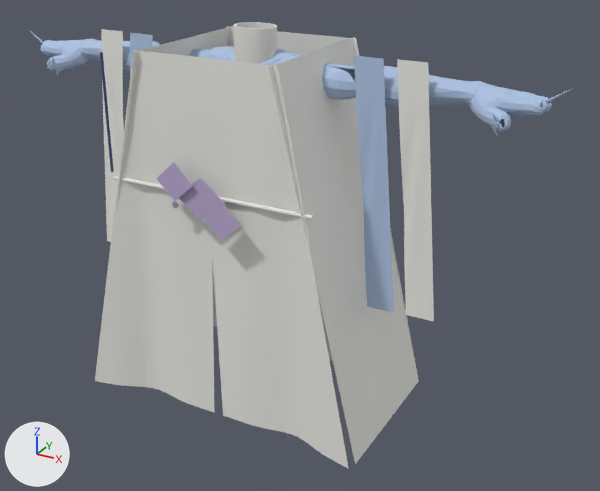
The FBX model Assets/GenWorks/siroino-lily-vapor-yukata/Models/SiroinoLilyVaporYukata.fbx: old version first, new version second.
The view is the same before and after, from a 50 mm camera at (0.901, -1.458, 1.374) aimed at (0.096, 0.005, 0.642). Arrows for +X, +Y and +Z are at lower left; the lights stay in place. The older version comes first. Vertices at exactly the same position are counted once.

In view in the first picture: 'Lily_Fitted_Under_Sleeve_L', 'Lily_Fitted_Under_Sleeve_R', 'Lily_Sleeve_Rail_Inner_L', 'Lily_Sleeve_Rail_Inner_R', 'Lily_Sleeve_Rail_Outer_L', 'Lily_Sleeve_Rail_Outer_R', 'Lily_Summer_Back', 'Lily_Summer_Front_Over', 'Lily_Summer_Front_Under', 'Lily_Summer_Side_L', 'Lily_Summer_Side_R', 'Lily_Summer_Underlayer_Front', 'Ribbed_High_Collar' and 6 more.
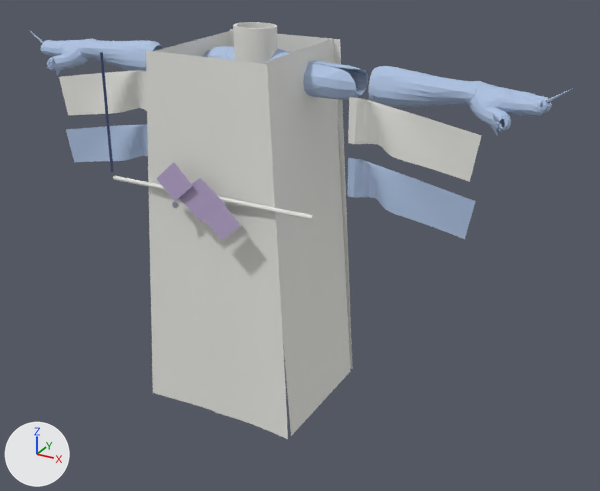
The change, as a list of edits to the scene's bpy script:
```text
Change me_lily_summer_front_over_mesh:
    remove me_lily_summer_front_over_mesh.from_pydata(...)  # 589 vertices, 1080 faces; spans x -0.012..0.333, y -0.222..-0.18, z 0.288..1.075
    add me_lily_summer_front_over_mesh.from_pydata(...)  # 589 vertices, 1080 faces; spans x -0.01..0.18, y -0.199..-0.182, z 0.29..1.075
    me_lily_summer_front_over_mesh part 5: 589 of 589 vertices moved; they spanned x -0.012..0.333, y -0.222..-0.18, z 0.288..1.075 and now span x -0.01..0.18, y -0.199..-0.182, z 0.29..1.075; mean shift (-0.05, 0.006, 0.0)
Change me_lily_summer_side_l_mesh:
    remove me_lily_summer_side_l_mesh.from_pydata(...)  # 403 vertices, 720 faces; spans x -0.34..-0.15, y -0.205..0.145, z 0.29..1.075
    add me_lily_summer_side_l_mesh.from_pydata(...)  # 403 vertices, 720 faces; spans x -0.18..-0.12, y -0.186..0.106, z 0.29..1.075
    me_lily_summer_side_l_mesh part 7: the whole mesh is scaled about its middle by (0.316, 0.834, 1), then moved by (0.095, -0.01, 0.0)
Change me_lily_sleeve_rail_outer_r_mesh:
    remove me_lily_sleeve_rail_outer_r_mesh.from_pydata(...)  # 589 vertices, 1080 faces; spans x 0.32..0.426, y -0.036..-0.03, z 0.559..1.075
    add me_lily_sleeve_rail_outer_r_mesh.from_pydata(...)  # 589 vertices, 1080 faces; spans x 0.235..0.497, y -0.065..-0.034, z 0.874..1.0
    me_lily_sleeve_rail_outer_r_mesh part 2: 589 vertices removed from x 0.32..0.426, y -0.036..-0.03, z 0.559..1.075; 589 vertices added at x 0.235..0.497, y -0.065..-0.034, z 0.874..1.0
Change me_lily_summer_back_mesh:
    remove me_lily_summer_back_mesh.from_pydata(...)  # 589 vertices, 1080 faces; spans x -0.34..0.34, y 0.128..0.142, z 0.289..1.075
    add me_lily_summer_back_mesh.from_pydata(...)  # 589 vertices, 1048 faces; spans x -0.18..0.18, y 0.103..0.118, z 0.19..1.075
    me_lily_summer_back_mesh part 9: 589 vertices removed from x -0.34..0.34, y 0.128..0.142, z 0.289..1.075; 589 vertices added at x -0.18..0.18, y 0.103..0.118, z 0.19..1.075
Change me_lily_sleeve_rail_outer_l_mesh:
    remove me_lily_sleeve_rail_outer_l_mesh.from_pydata(...)  # 589 vertices, 1080 faces; spans x -0.426..-0.32, y -0.036..-0.03, z 0.559..1.075
    add me_lily_sleeve_rail_outer_l_mesh.from_pydata(...)  # 589 vertices, 1080 faces; spans x -0.497..-0.235, y -0.065..-0.034, z 0.874..1.0
    me_lily_sleeve_rail_outer_l_mesh part 8: 589 vertices removed from x -0.426..-0.32, y -0.036..-0.03, z 0.559..1.075; 589 vertices added at x -0.497..-0.235, y -0.065..-0.034, z 0.874..1.0
Change me_lily_sleeve_rail_inner_l_mesh:
    remove me_lily_sleeve_rail_inner_l_mesh.from_pydata(...)  # 589 vertices, 1080 faces; spans x -0.341..-0.235, y -0.041..-0.035, z 0.559..1.075
    add me_lily_sleeve_rail_inner_l_mesh.from_pydata(...)  # 589 vertices, 1080 faces; spans x -0.496..-0.235, y -0.063..-0.034, z 0.76..0.88
    me_lily_sleeve_rail_inner_l_mesh part 4: 589 vertices removed from x -0.341..-0.235, y -0.041..-0.035, z 0.559..1.075; 589 vertices added at x -0.496..-0.235, y -0.063..-0.034, z 0.76..0.88
Change me_lily_summer_side_r_mesh:
    remove me_lily_summer_side_r_mesh.from_pydata(...)  # 403 vertices, 720 faces; spans x 0.15..0.34, y -0.205..0.145, z 0.29..1.075
    add me_lily_summer_side_r_mesh.from_pydata(...)  # 403 vertices, 720 faces; spans x 0.12..0.18, y -0.186..0.106, z 0.29..1.075
    me_lily_summer_side_r_mesh part 6: the whole mesh is scaled about its middle by (0.316, 0.834, 1), then moved by (-0.095, -0.01, 0.0)
Change me_lily_sleeve_rail_inner_r_mesh:
    remove me_lily_sleeve_rail_inner_r_mesh.from_pydata(...)  # 589 vertices, 1080 faces; spans x 0.235..0.341, y -0.041..-0.035, z 0.559..1.075
    add me_lily_sleeve_rail_inner_r_mesh.from_pydata(...)  # 589 vertices, 1080 faces; spans x 0.235..0.496, y -0.063..-0.034, z 0.76..0.88
    me_lily_sleeve_rail_inner_r_mesh part 3: 589 vertices removed from x 0.235..0.341, y -0.041..-0.035, z 0.559..1.075; 589 vertices added at x 0.235..0.496, y -0.063..-0.034, z 0.76..0.88
Change me_lily_summer_front_under_mesh:
    remove me_lily_summer_front_under_mesh.from_pydata(...)  # 589 vertices, 1080 faces; spans x -0.333..0.012, y -0.222..-0.18, z 0.288..1.075
    add me_lily_summer_front_under_mesh.from_pydata(...)  # 589 vertices, 1080 faces; spans x -0.18..0.01, y -0.197..-0.182, z 0.29..1.075
    me_lily_summer_front_under_mesh part 1: 589 of 589 vertices moved; they spanned x -0.333..0.012, y -0.222..-0.18, z 0.288..1.075 and now span x -0.18..0.01, y -0.197..-0.182, z 0.29..1.075; mean shift (0.05, 0.006, 0.0)
```

Changed parts and their boxes [x1, y1, x2, y2] in the pictures (600 x 491 px):
'Lily_Summer_Front_Over', reshaped (42% narrower, 7% shorter)
    before: [198, 57, 349, 469]
    after: [201, 57, 288, 439]
'Lily_Summer_Side_R', moved, rescaled (40% narrower, 7% shorter)
    before: [269, 37, 419, 464]
    after: [260, 39, 350, 436]
'Lily_Summer_Front_Under', reshaped (37% narrower)
    before: [95, 50, 215, 413]
    after: [146, 51, 221, 411]
'Lily_Sleeve_Rail_Outer_R', reshaped (255% wider, 67% shorter)
    before: [397, 59, 434, 321]
    after: [348, 97, 482, 182]
'Lily_Sleeve_Rail_Inner_R', reshaped (217% wider, 68% shorter)
    before: [354, 56, 394, 313]
    after: [347, 158, 476, 239]
'Lily_Sleeve_Rail_Outer_L', reshaped (271% wider, 79% shorter)
    before: [101, 29, 124, 242]
    after: [59, 70, 147, 115]
'Lily_Sleeve_Rail_Inner_L', reshaped
    before: [130, 33, 153, 76]
    after: [66, 125, 148, 162]
'Lily_Summer_Back', reshaped (mostly hidden)
    before: [212, 27, 414, 361]
    after: [230, 29, 353, 369]
'Lily_Summer_Side_L', moved, rescaled
    before: [116, 26, 233, 207]
    after: [152, 30, 234, 57]
